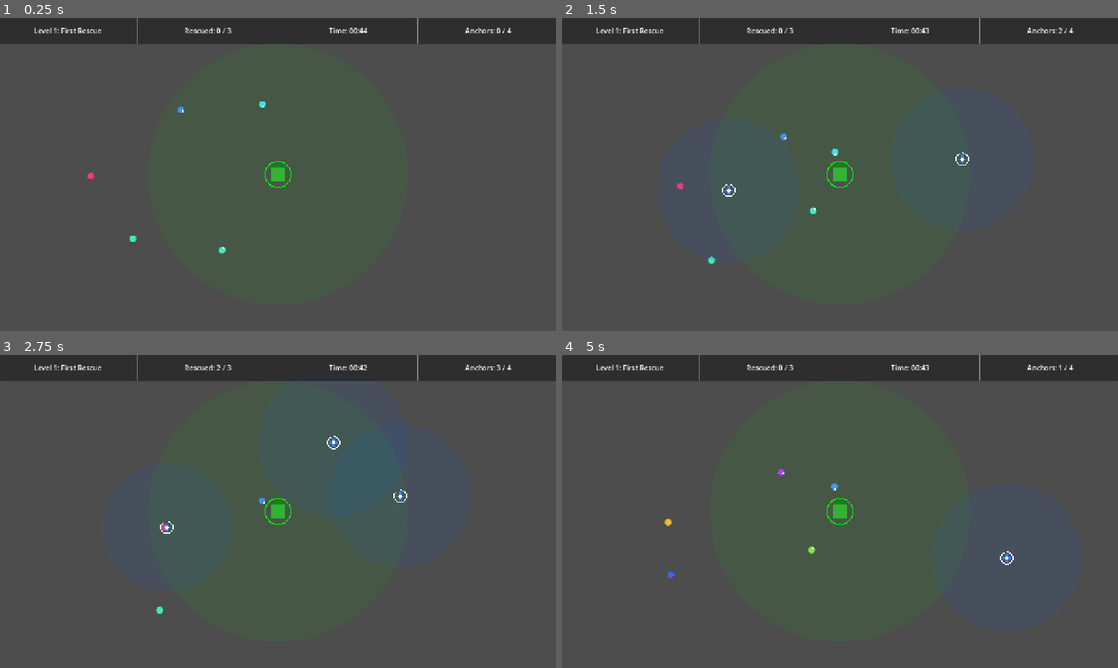
Above: before the commit, frames 1-4 (two rows, left to right).
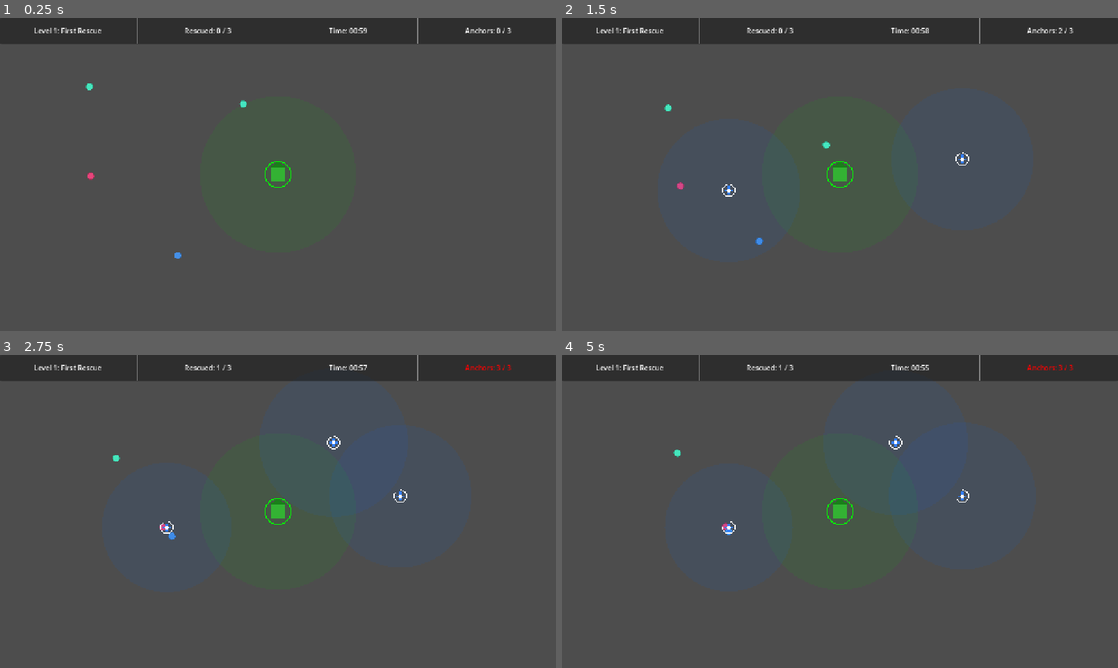
Above: after the commit, the same moments.

Repository: kunk70352-png/Safe-Anchor
Game: Godot game, scene res://src/main/main.tscn
Same seed, same stepped clock (60 frames per second), same inputs: the game is played once before the commit and once after it.
Inputs (mouse positions are in pixels of both pictures, inside the frame that each line leads up to):
- Up to frame 1 (0.25 s): no input
- Up to frame 2 (1.5 s): move the mouse to (962, 158) at 0.52 s; press the mouse at (962, 158) at 0.53 s; move the mouse to (728, 190) at 1.27 s; release the mouse at (728, 190) at 1.28 s; click (728, 190) at 1.35 s
- Up to frame 3 (2.75 s): move the mouse to (333, 442) at 2.02 s; press the mouse at (333, 442) at 2.03 s
- Up to frame 4 (5 s): tap Enter at 2.75 s; move the mouse to (812, 574) at 2.77 s; release the mouse at (812, 574) at 2.78 s; click (812, 574) at 2.85 s; click (851, 530) at 3.5 s, where only the run before the commit has a clickable "Retry"; move the mouse to (1006, 558) at 4.27 s; press the mouse at (1006, 558) at 4.28 s

The runs differ from the first frame. In frame 1, 0.2% of the frame differs, in the area x 15-92%, y 3-77%; in frame 2, 0.2%; in frame 3, 0.2%; in frame 4, 3.3%, in the area x 18-92%, y 3-72%.

Commit message:
fix: refugee pathfinding chain + level balance overhaul
Core fix: refugee.gd — skip attractors we're already standing at (except SafeHouse)
This enables anchor→anchor→safehouse chaining instead of freezing at first anchor.

Level balance:
- Level 1: 4 refugees, 3 anchors, 180px safehouse radius (1 in range naturally)
- Level 2: 5 refugees, 3 anchors, 200px radius (0 in range — must use anchors)
- Level 3: 6 refugees, 2 anchors, 200px radius, safehouse at far right
- All spawns placed >180px from safehouse to prevent auto-win

Diff:
--- a/resources/levels/level_1.tres
+++ b/resources/levels/level_1.tres
@@ -7,16 +7,16 @@
 level_number = 1
 level_name = "First Rescue"
 target_rescued = 3
-time_limit = 45.0
-refugee_count = 5
+time_limit = 60.0
+refugee_count = 4
 refugee_wander_speed = 50.0
 refugee_seek_speed = 90.0
 refugee_wander_interval = 2.5
-refugee_spawn_positions = Array[Vector2]([Vector2(200, 360), Vector2(300, 500), Vector2(400, 200), Vector2(500, 550), Vector2(600, 180)])
-anchor_limit = 4
+refugee_spawn_positions = Array[Vector2]([Vector2(200, 360), Vector2(200, 150), Vector2(400, 550), Vector2(550, 200)])
+anchor_limit = 3
 anchor_attraction_radius = 160.0
 safe_house_position = Vector2(640, 360)
-safe_house_attraction_radius = 300.0
+safe_house_attraction_radius = 180.0
 anchor_type = "default"
 difficulty_modifier = 1.0
 tile_map_scene = PackedStringArray()
--- a/resources/levels/level_2.tres
+++ b/resources/levels/level_2.tres
@@ -6,17 +6,17 @@
 script = ExtResource("1_leveldata")
 level_number = 2
 level_name = "Scattered Flock"
-target_rescued = 5
-time_limit = 50.0
-refugee_count = 8
+target_rescued = 3
+time_limit = 60.0
+refugee_count = 5
 refugee_wander_speed = 55.0
 refugee_seek_speed = 95.0
 refugee_wander_interval = 2.0
-refugee_spawn_positions = Array[Vector2]([Vector2(150, 150), Vector2(150, 570), Vector2(300, 400), Vector2(400, 250), Vector2(450, 500), Vector2(550, 100), Vector2(600, 600), Vector2(700, 300)])
+refugee_spawn_positions = Array[Vector2]([Vector2(150, 150), Vector2(150, 570), Vector2(300, 420), Vector2(500, 150), Vector2(550, 600)])
 anchor_limit = 3
-anchor_attraction_radius = 140.0
+anchor_attraction_radius = 150.0
 safe_house_position = Vector2(640, 360)
-safe_house_attraction_radius = 280.0
+safe_house_attraction_radius = 200.0
 anchor_type = "default"
 difficulty_modifier = 1.0
 tile_map_scene = PackedStringArray()
--- a/resources/levels/level_3.tres
+++ b/resources/levels/level_3.tres
@@ -6,17 +6,17 @@
 script = ExtResource("1_leveldata")
 level_number = 3
 level_name = "Against the Clock"
-target_rescued = 7
-time_limit = 40.0
-refugee_count = 10
+target_rescued = 4
+time_limit = 50.0
+refugee_count = 6
 refugee_wander_speed = 60.0
 refugee_seek_speed = 100.0
 refugee_wander_interval = 1.8
-refugee_spawn_positions = Array[Vector2]([Vector2(100, 100), Vector2(100, 360), Vector2(100, 600), Vector2(200, 500), Vector2(300, 150), Vector2(350, 600), Vector2(450, 80), Vector2(500, 650), Vector2(700, 500), Vector2(750, 200)])
+refugee_spawn_positions = Array[Vector2]([Vector2(100, 100), Vector2(100, 600), Vector2(300, 150), Vector2(350, 620), Vector2(500, 100), Vector2(550, 580)])
 anchor_limit = 2
-anchor_attraction_radius = 130.0
-safe_house_position = Vector2(1000, 360)
-safe_house_attraction_radius = 280.0
+anchor_attraction_radius = 140.0
+safe_house_position = Vector2(900, 360)
+safe_house_attraction_radius = 200.0
 anchor_type = "default"
 difficulty_modifier = 1.0
 tile_map_scene = PackedStringArray()
--- a/src/refugee/refugee.gd
+++ b/src/refugee/refugee.gd
@@ -99,6 +99,11 @@
 		else:
 			continue
 
+		# Skip if we're at this source already (prevents getting stuck)
+		# Always allow SafeHouse so rescue still triggers
+		if dist < 8.0 and not (source is SafeHouse):
+			continue
+
 		if dist <= radius and dist < nearest_dist:
 			nearest = source
 			nearest_dist = dist
